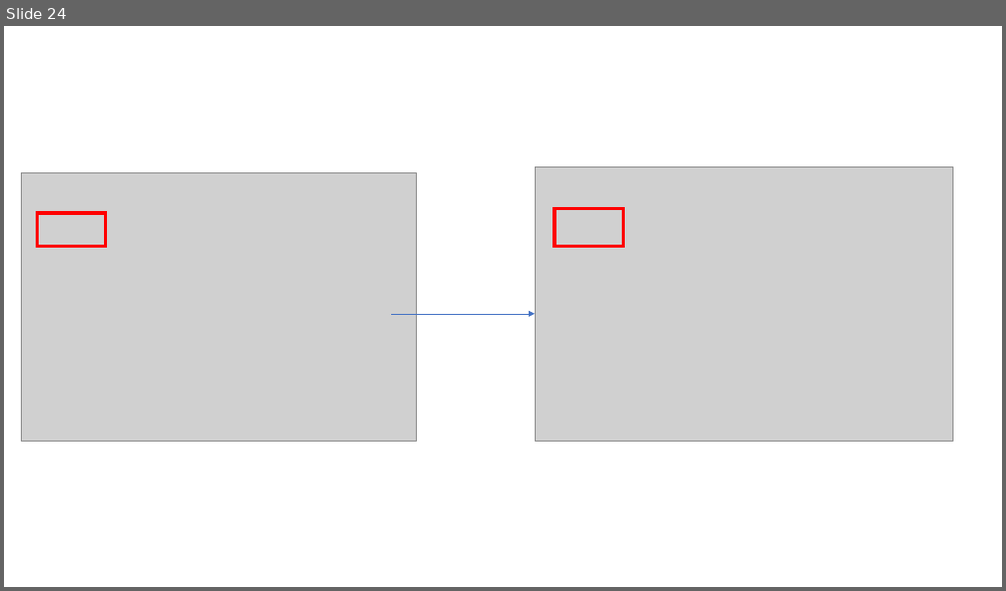
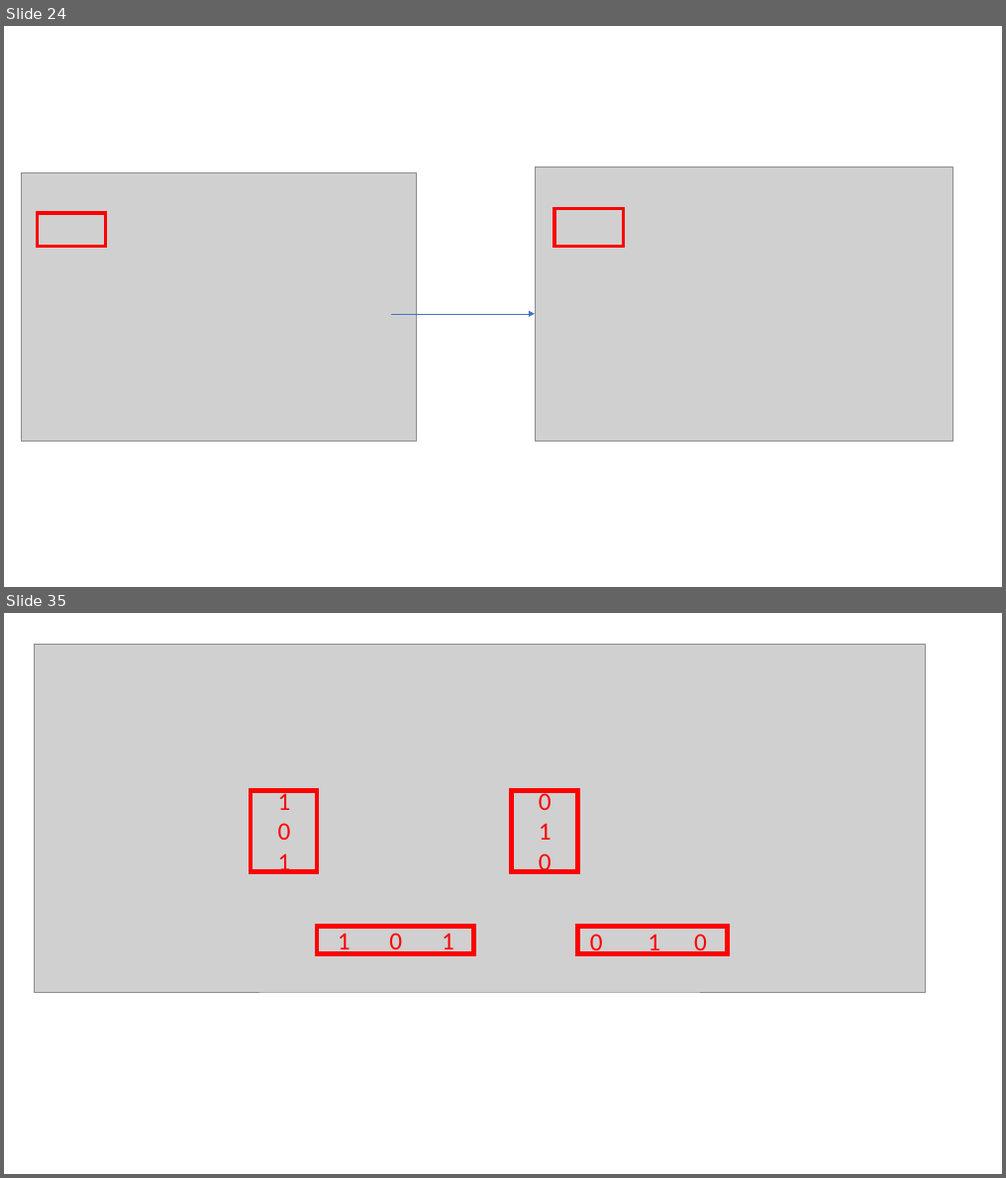
Before and after one commit to StanislawMaciejewski/Chip_controller, a slide deck: Chip_controller.pptx. Shown one above the other, each under a label of ours: slide 24 before the commit, slides 24 and 35 after it; the slides between them are not shown. The pictures are 1006x591 and 1006x1178 pixels, drawn with LibreOffice and Linux fonts; fonts in the diff are those of the drawing; grey boxes stand for pictures. Boxes give left, top, right and bottom in pixels: in the first picture for what was removed or moved away, otherwise in the second. Text is boxed around its words. In the diff, an @@ line names an element or a change of style, - is before the commit and + after.

```diff
--- a/Chip_controller.pptx
+++ b/Chip_controller.pptx
@@ slide 35 added at <box>4,613,1002,1174</box>, background #FFFFFF @@
@@ picture added at <box>34,644,925,992</box> @@
@@ rectangle added at <box>251,790,317,871</box>, outline #FF0000 4.5 pt @@
@@ text added at <box>278,790,291,874</box>, 24 pt, text #FF0000 @@
+1
+0
+1
@@ rectangle added at <box>512,790,578,871</box>, outline #FF0000 4.5 pt @@
@@ text added at <box>539,790,551,874</box>, 24 pt, text #FF0000 @@
+0
+1
+0
@@ rectangle added at <box>317,927,474,955</box>, outline #FF0000 4.5 pt @@
@@ text added at <box>338,933,454,956</box>, 24 pt, text #FF0000 @@
+1 0 1
@@ rectangle added at <box>577,927,727,955</box>, outline #FF0000 4.5 pt @@
@@ text added at <box>590,934,707,957</box>, 24 pt, text #FF0000 @@
+0 1 0
```
Also in this commit, not shown: 10 other slides added, 1 slide removed, 8 other files.
